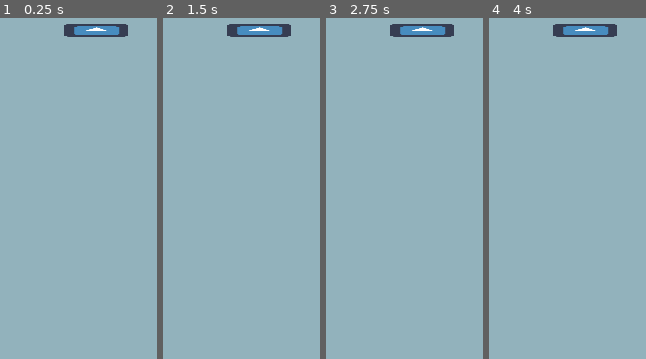
Above: before the commit, frames 1-4 (left to right).
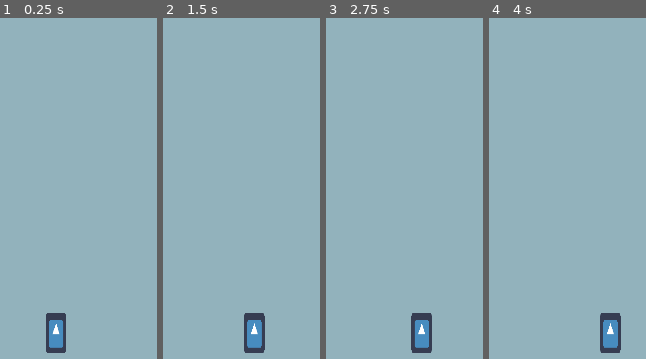
Above: after the commit, the same moments.

Repository: SRWGShinyo/The-Lever
Game: Godot game, scene res://scenes/Level1.tscn
Same seed, same stepped clock (60 frames per second), same inputs: the game is played once before the commit and once after it. This scene is started directly instead of the project's main scene. The engine's default icon, where the game draws it, is replaced by a stand-in: a white triangle on a blue panel in a dark square.
Inputs (mouse positions are in pixels of both pictures, inside the frame that each line leads up to):
- Up to frame 1 (0.25 s): no input
- Up to frame 2 (1.5 s): tap Enter at 0.5 s; move the mouse to (outside the picture) at 0.52 s; hold Right (PLAYER_RIGHT, bound only after the commit) 0.53-1.28 s; click (outside the picture) at 0.67 s; move the mouse to (outside the picture) at 1.27 s; hold Left (PLAYER_LEFT, bound only after the commit) from 1.28 s (still down)
- Up to frame 3 (2.75 s): move the mouse to (outside the picture) at 2.02 s; release Left (PLAYER_LEFT, bound only after the commit) at 2.03 s; hold Right (PLAYER_RIGHT, bound only after the commit) from 2.03 s (still down)
- Up to frame 4 (4 s): move the mouse to (outside the picture) at 2.77 s; click (outside the picture) at 2.92 s; move the mouse to (outside the picture) at 3.52 s; release Right (PLAYER_RIGHT, bound only after the commit) at 3.53 s; hold Left (PLAYER_LEFT, bound only after the commit) from 3.53 s (still down)

The runs differ from the first frame. In frame 1, 3.0% of the frame differs, in the area x 29-82%, y 1-99%; in frame 2, 3.1%; in frame 3, 3.1%, in the area x 40-82%, y 1-99%; in frame 4, 3.1%.

Commit message:
Add player among other things

Diff:
--- /dev/null
+++ b/Objects/Floor.tscn
@@ -0,0 +1,15 @@
+[gd_scene load_steps=2 format=2]
+
+[sub_resource type="RectangleShape2D" id=1]
+
+[node name="FloorRoot" type="Node2D"]
+position = Vector2( 320, 630 )
+
+[node name="RigidBody2D" type="RigidBody2D" parent="."]
+collision_layer = 5
+collision_mask = 0
+mode = 1
+
+[node name="CollisionShape2D" type="CollisionShape2D" parent="RigidBody2D"]
+scale = Vector2( 32, 1 )
+shape = SubResource( 1 )
--- /dev/null
+++ b/Objects/Player.gd
@@ -0,0 +1,27 @@
+extends KinematicBody2D
+
+var velocity = Vector2(0, 0)
+const MAX_SPEED = 60
+const gravity = 3
+
+func _ready():
+	pass
+
+func dampen(val: float, target: float) -> float:
+	return target - (target - val) * 0.7
+
+func moving() -> bool:
+	return Input.is_action_pressed("PLAYER_RIGHT") != Input.is_action_pressed("PLAYER_LEFT")
+
+func _physics_process(delta):
+	if moving():
+		if Input.is_action_pressed("PLAYER_RIGHT"):
+			velocity.x = dampen(velocity.x, MAX_SPEED)
+		if Input.is_action_pressed("PLAYER_LEFT"):
+			velocity.x = dampen(velocity.x, -MAX_SPEED)
+	else:
+		velocity.x = dampen(velocity.x, 0)
+
+	velocity.y += gravity
+
+	velocity = move_and_slide(velocity)
--- /dev/null
+++ b/Objects/Player.tscn
@@ -0,0 +1,18 @@
+[gd_scene load_steps=4 format=2]
+
+[ext_resource path="res://Objects/Player.gd" type="Script" id=1]
+[ext_resource path="res://icon.png" type="Texture" id=2]
+
+[sub_resource type="CapsuleShape2D" id=1]
+
+[node name="KinematicBody2D" type="KinematicBody2D"]
+collision_layer = 3
+collision_mask = 4
+script = ExtResource( 1 )
+
+[node name="Sprite" type="Sprite" parent="."]
+scale = Vector2( 0.319999, 0.64 )
+texture = ExtResource( 2 )
+
+[node name="CollisionShape2D" type="CollisionShape2D" parent="."]
+shape = SubResource( 1 )
--- a/project.godot
+++ b/project.godot
@@ -24,6 +24,25 @@
 window/size/width=640
 window/size/height=640
 
+[input]
+
+PLAYER_LEFT={
+"deadzone": 0.5,
+"events": [ Object(InputEventKey,"resource_local_to_scene":false,"resource_name":"","device":0,"alt":false,"shift":false,"control":false,"meta":false,"command":false,"pressed":false,"scancode":16777231,"unicode":0,"echo":false,"script":null)
+ ]
+}
+PLAYER_RIGHT={
+"deadzone": 0.5,
+"events": [ Object(InputEventKey,"resource_local_to_scene":false,"resource_name":"","device":0,"alt":false,"shift":false,"control":false,"meta":false,"command":false,"pressed":false,"scancode":16777233,"unicode":0,"echo":false,"script":null)
+ ]
+}
+
+[layer_names]
+
+2d_physics/layer_1="All"
+2d_physics/layer_2="Player"
+2d_physics/layer_3="Static"
+
 [rendering]
 
 quality/driver/driver_name="GLES2"
--- a/scenes/Level1.tscn
+++ b/scenes/Level1.tscn
@@ -1,43 +1,11 @@
-[gd_scene load_steps=4 format=2]
+[gd_scene load_steps=3 format=2]
 
-[ext_resource path="res://Objects/Platform.tscn" type="PackedScene" id=1]
-
-[sub_resource type="Curve2D" id=1]
-_data = {
-"points": PoolVector2Array( 0, 0, 0, 0, 156.103, 140.582, 0, 0, 0, 0, 337.82, 153.878, 0, 0, 0, 0, 443.083, 258.033, 0, 0, 0, 0, 446.407, 374.377, 0, 0, 0, 0, 348.9, 454.155, 0, 0, 0, 0, 173.831, 475.208, 0, 0, 0, 0, 53.752, 139.542, 0, 0, 0, 0, 60.3463, 285.992, 0, 0, 0, 0, 30.4294, 410.091 )
-}
-
-[sub_resource type="Animation" id=2]
-resource_name = "Move"
-length = 20.0
-loop = true
-tracks/0/type = "value"
-tracks/0/path = NodePath("PlatformPath/PathFollow2D:offset")
-tracks/0/interp = 1
-tracks/0/loop_wrap = true
-tracks/0/imported = false
-tracks/0/enabled = true
-tracks/0/keys = {
-"times": PoolRealArray( 0, 10.4 ),
-"transitions": PoolRealArray( 1, 1 ),
-"update": 0,
-"values": [ 0.0, 1371.36 ]
-}
+[ext_resource path="res://Objects/Floor.tscn" type="PackedScene" id=1]
+[ext_resource path="res://Objects/Player.tscn" type="PackedScene" id=2]
 
 [node name="Level1Root" type="Node2D"]
 
-[node name="PlatformPath" type="Path2D" parent="."]
-curve = SubResource( 1 )
+[node name="Floor" parent="." instance=ExtResource( 1 )]
 
-[node name="PathFollow2D" type="PathFollow2D" parent="PlatformPath"]
-position = Vector2( 110.221, 297.393 )
-rotation = 0.0730432
-offset = 935.343
-rotate = false
-
-[node name="Platform" parent="PlatformPath/PathFollow2D" instance=ExtResource( 1 )]
-rotation = -0.0730434
-
-[node name="AnimationPlayer" type="AnimationPlayer" parent="."]
-playback_speed = 5.0
-anims/Move = SubResource( 2 )
+[node name="Player" parent="." instance=ExtResource( 2 )]
+position = Vector2( 70, 600 )
--- /dev/null
+++ b/scenes/PlatformProto.tscn
@@ -0,0 +1,43 @@
+[gd_scene load_steps=4 format=2]
+
+[ext_resource path="res://Objects/Platform.tscn" type="PackedScene" id=1]
+
+[sub_resource type="Curve2D" id=1]
+_data = {
+"points": PoolVector2Array( 0, 0, 0, 0, 156.103, 140.582, 0, 0, 0, 0, 337.82, 153.878, 0, 0, 0, 0, 443.083, 258.033, 0, 0, 0, 0, 446.407, 374.377, 0, 0, 0, 0, 348.9, 454.155, 0, 0, 0, 0, 173.831, 475.208, 0, 0, 0, 0, 53.752, 139.542, 0, 0, 0, 0, 60.3463, 285.992, 0, 0, 0, 0, 30.4294, 410.091 )
+}
+
+[sub_resource type="Animation" id=2]
+resource_name = "Move"
+length = 20.0
+loop = true
+tracks/0/type = "value"
+tracks/0/path = NodePath("PlatformPath/PathFollow2D:offset")
+tracks/0/interp = 1
+tracks/0/loop_wrap = true
+tracks/0/imported = false
+tracks/0/enabled = true
+tracks/0/keys = {
+"times": PoolRealArray( 0, 10.4 ),
+"transitions": PoolRealArray( 1, 1 ),
+"update": 0,
+"values": [ 0.0, 1371.36 ]
+}
+
+[node name="Level1Root" type="Node2D"]
+
+[node name="PlatformPath" type="Path2D" parent="."]
+curve = SubResource( 1 )
+
+[node name="PathFollow2D" type="PathFollow2D" parent="PlatformPath"]
+position = Vector2( 110.221, 297.393 )
+rotation = 0.0730432
+offset = 935.343
+rotate = false
+
+[node name="Platform" parent="PlatformPath/PathFollow2D" instance=ExtResource( 1 )]
+rotation = -0.0730434
+
+[node name="AnimationPlayer" type="AnimationPlayer" parent="."]
+playback_speed = 5.0
+anims/Move = SubResource( 2 )
